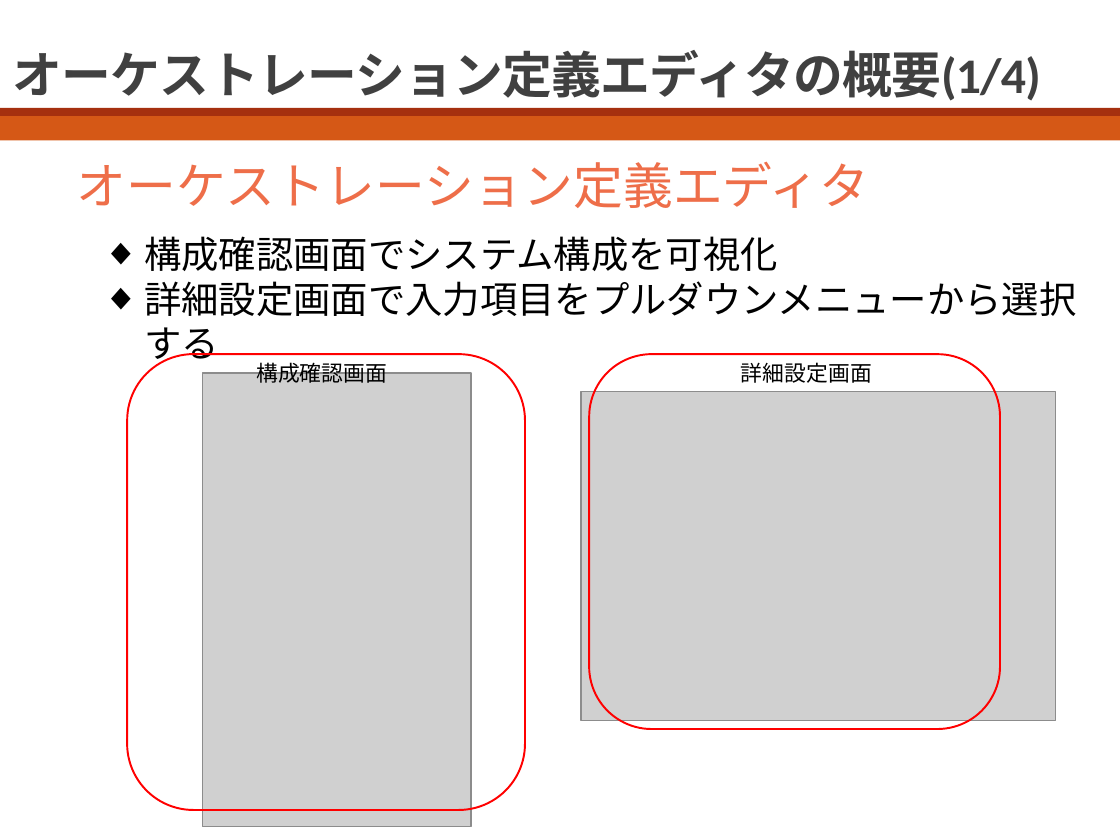
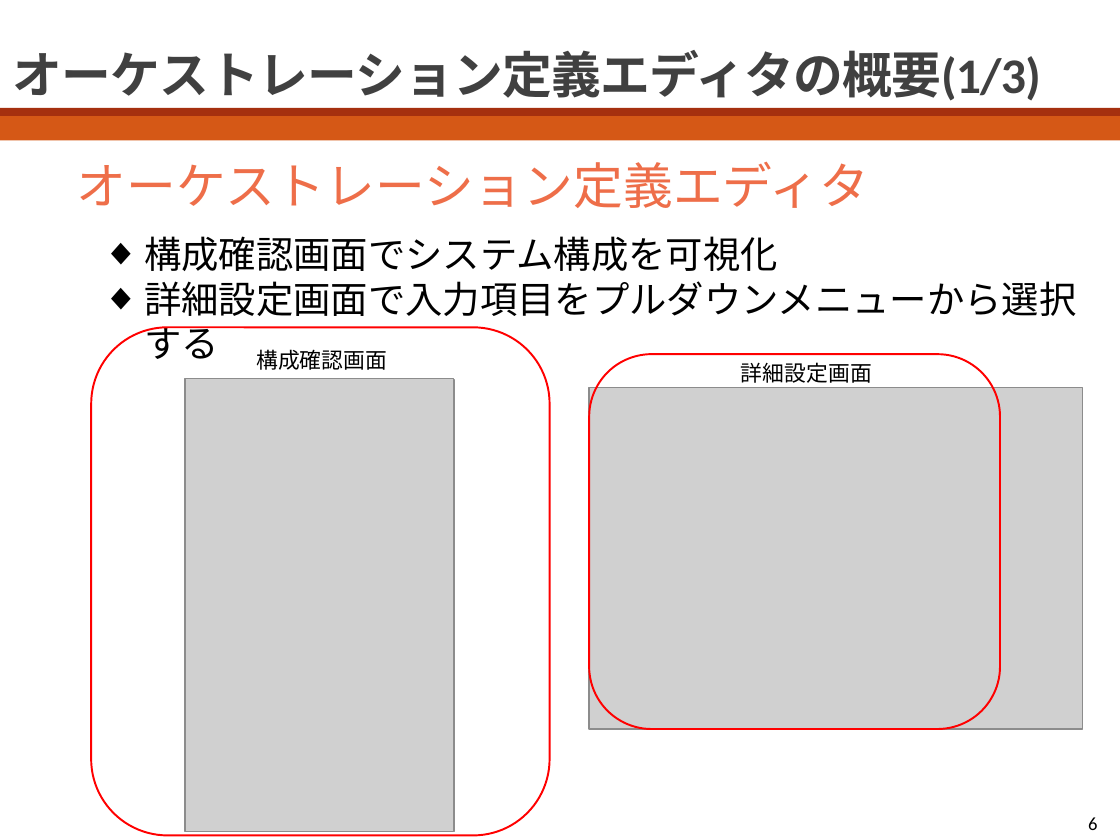
Before and after one commit to bokuhide/GUIToolCreate, a slide deck: slide 6 of 卒業論文本体/発表用スライド_川口.pptx. Drawn at 1120x840 pixels with LibreOffice and Linux fonts; fonts in the diff are those of the drawing; grey boxes stand for pictures. Boxes give left, top, right and bottom in pixels: in the first picture for what was removed or moved away, otherwise in the second. Text is boxed around its words. In the diff, an @@ line names an element or a change of style, - is before the commit and + after.

```diff
--- a/卒業論文本体/発表用スライド_川口.pptx
+++ b/卒業論文本体/発表用スライド_川口.pptx
@@ title at (13,50,1041,101): text changed @@
-オーケストレーション定義エディタの概要(1/4)
+オーケストレーション定義エディタの概要(1/3)
@@ rounded rectangle: place and size @@
-rounded rectangle at (128,354,525,810)
+rounded rectangle at (91,327,549,836)
@@ text "構成確認画面": place and size @@
-text "構成確認画面" at (256,359,387,383)
+text "構成確認画面" at (256,349,387,370)
@@ picture added at (185,379,454,832) @@
@@ picture added at (186,379,454,829) @@
@@ picture added at (186,380,454,832) @@
@@ picture: place and size @@
-picture at (203,373,472,827)
+picture at (188,379,452,824)
@@ picture: place and size @@
-picture at (581,392,1056,720)
+picture at (589,388,1083,729)
@@ page number added at (1088,817,1097,830), 12 pt, text #000000 @@
+6
```
Also in this commit, not shown: 14 other slides changed, 1 slide removed.
